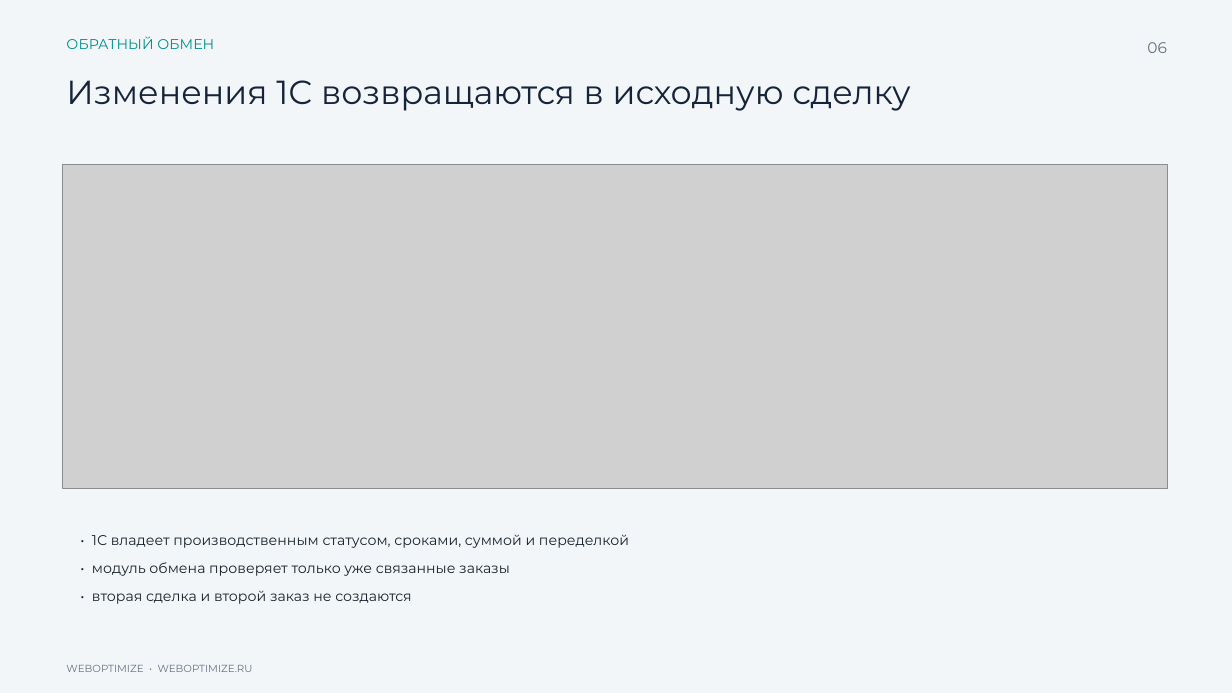
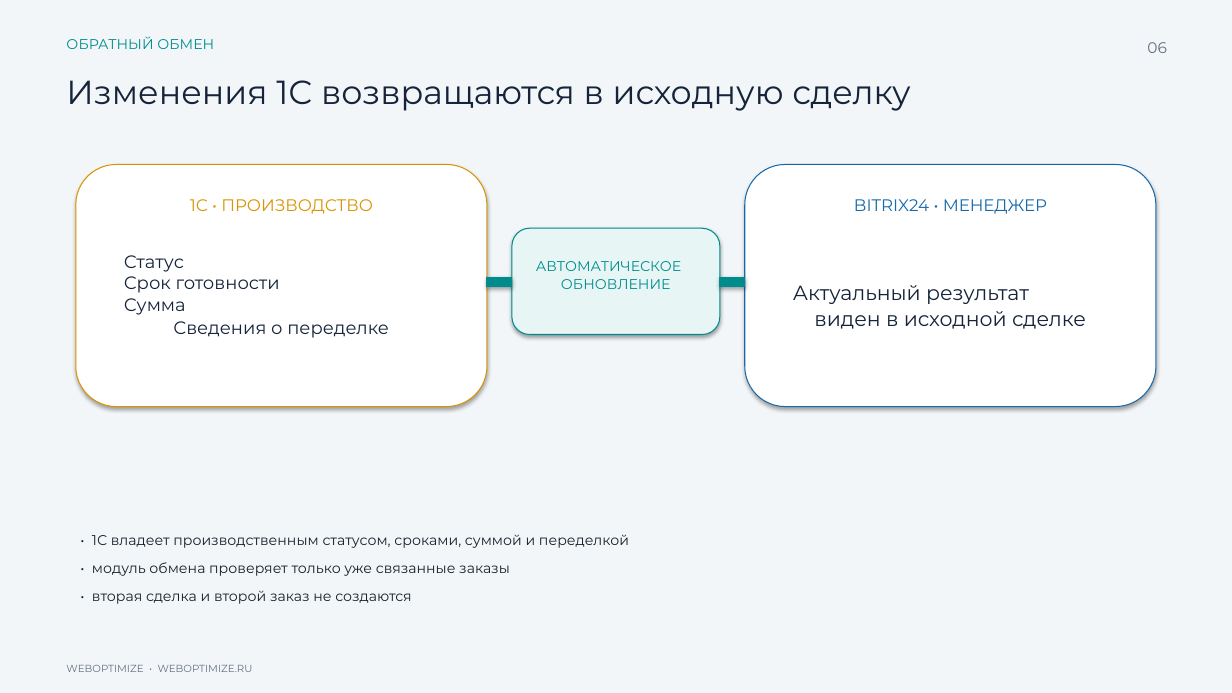
Before and after one commit to expertvizoff-cpu/ptz-steklo-case-files, a slide deck: slide 6 of downloads/ptz-steklo-weboptimize-case.pptx. Drawn at 1232x693 pixels with LibreOffice and Linux fonts; fonts in the diff are those of the drawing; grey boxes stand for pictures. Boxes give left, top, right and bottom in pixels: in the first picture for what was removed or moved away, otherwise in the second. Text is boxed around its words. In the diff, an @@ line names an element or a change of style, - is before the commit and + after.

```diff
--- a/downloads/ptz-steklo-weboptimize-case.pptx
+++ b/downloads/ptz-steklo-weboptimize-case.pptx
@@ picture removed at (63,165,1167,488) @@
@@ rounded rectangle added at (76,165,487,407), fill #FFFFFF, outline #D99400 0.8 pt @@
@@ rounded rectangle added at (745,165,1156,407), fill #FFFFFF, outline #1769AA 0.8 pt @@
@@ text added at (190,199,373,214), 13 pt, text #D99400 @@
+1С • ПРОИЗВОДСТВО
@@ text added at (854,199,1047,214), 13 pt, text #1769AA @@
+BITRIX24 • МЕНЕДЖЕР
@@ rounded rectangle added at (512,228,720,335), fill #E7F6F5, outline #008C8C 0.8 pt @@
@@ text added at (124,255,389,338), 14 pt, text #15243A @@
+Статус
+Срок готовности
+Сумма
+Сведения о переделке
@@ text added at (536,261,681,289), 11 pt, text #008C8C @@
+АВТОМАТИЧЕСКОЕ
+ОБНОВЛЕНИЕ
@@ rectangle added at (487,277,512,287), fill #008C8C, outline #008C8C 0.8 pt @@
@@ rectangle added at (720,277,745,287), fill #008C8C, outline #008C8C 0.8 pt @@
@@ text added at (793,285,1086,329), 16 pt, text #15243A @@
+Актуальный результат
+виден в исходной сделке
```
Also in this commit, not shown: 4 other slides changed, 1 slide added, 1 slide removed, 1 other file.
